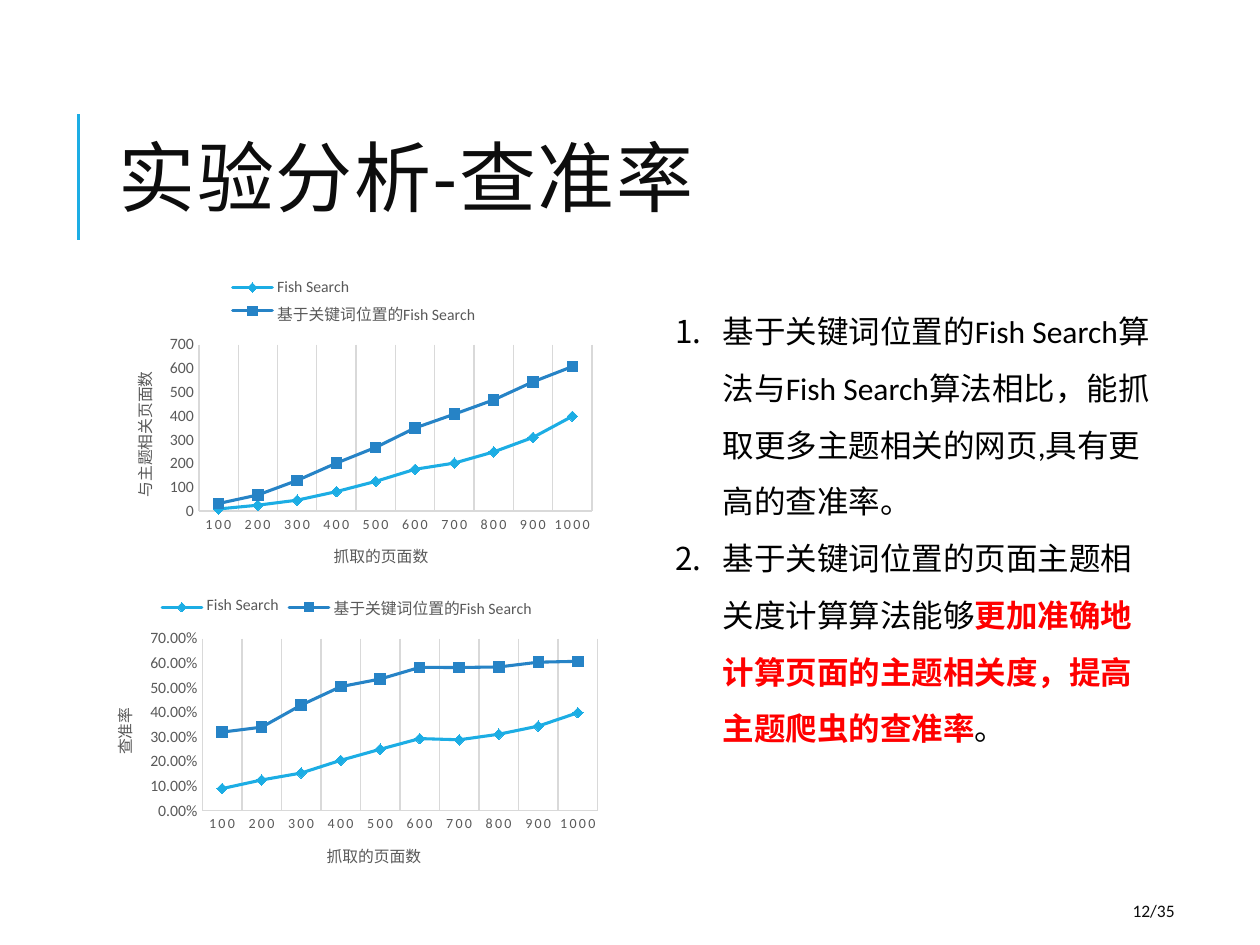
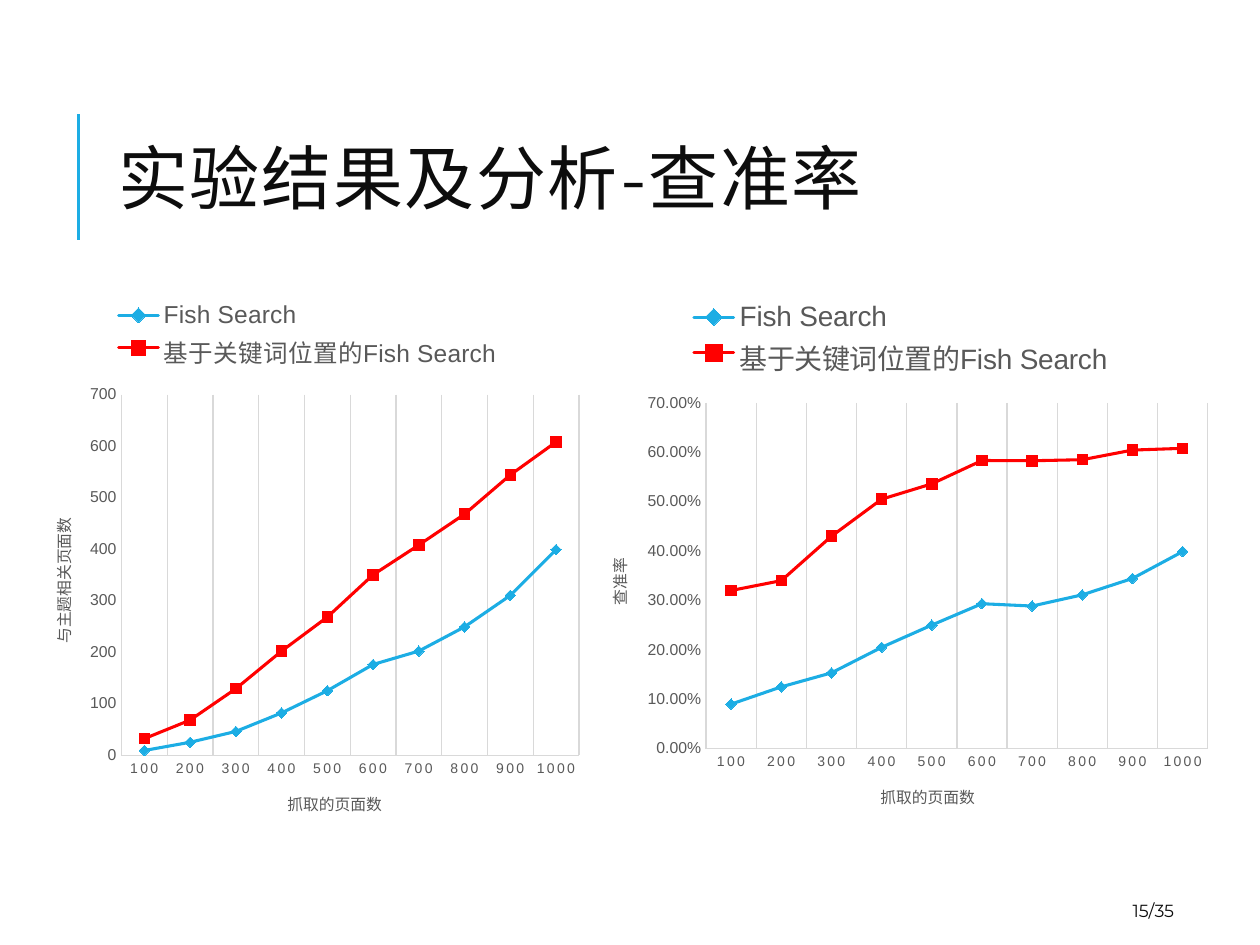
Before and after one commit to winniehajing/paper, a slide deck: slide 15 of 2012223040119-Defense-20150515-goahead.pptx (slide 12 before the commit). Drawn at 1260x945 pixels with LibreOffice and Linux fonts; fonts in the diff are those of the drawing. Boxes give left, top, right and bottom in pixels: in the first picture for what was removed or moved away, otherwise in the second. Text is boxed around its words. In the diff, an @@ line names an element or a change of style, - is before the commit and + after.

```diff
--- a/2012223040119-Defense-20150515-goahead.pptx
+++ b/2012223040119-Defense-20150515-goahead.pptx
@@ title at [118, 145, 861, 210]: text changed; size 44 to 40 pt; font Calibri to Montserrat @@
-实验分析-查准率
+实验结果及分析-查准率
@@ line chart at [25, 287, 591, 839] @@
@@ colour of 基于关键词位置的Fish Search #2683C6 to #FF0000 @@
@@ legend changed @@
@@ category axis changed @@
@@ value axis changed @@
@@ lettering changed @@
@@ line chart: place and size @@
-line chart at [106, 265, 602, 593]
+line chart at [25, 287, 591, 839]
@@ line chart at [581, 287, 1221, 833] @@
@@ colour of 基于关键词位置的Fish Search #2683C6 to #FF0000 @@
@@ legend changed @@
@@ category axis changed @@
@@ value axis changed @@
@@ lettering changed @@
@@ line chart: place and size @@
-line chart at [86, 582, 609, 892]
+line chart at [581, 287, 1221, 833]
@@ text removed at [723, 373, 1149, 743] @@
-1. 基于关键词位置的Fish Search算法与Fish Search算法相比，能抓取更多主题相关的网页,具有更高的查准率。
-2. 基于关键词位置的页面主题相关度计算算法能够更加准确地计算页面的主题相关度，提高主题爬虫的查准率。
@@ page number at [1133, 902, 1175, 919]: text changed; font Calibri to Montserrat @@
-12/35
+15/35
```
Also in this commit, not shown: 27 other slides changed, 13 slides added, 3 slides removed, 2 other files.
